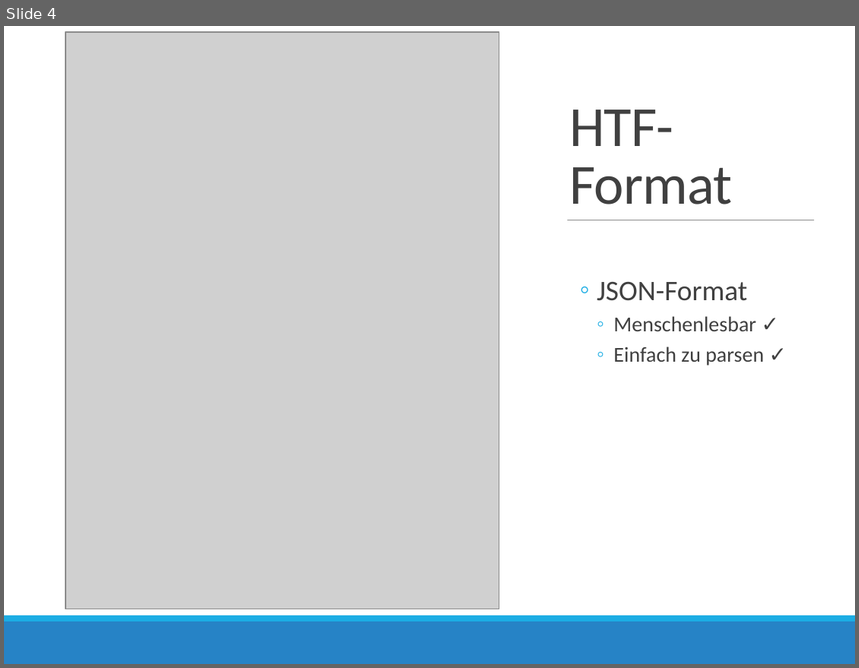
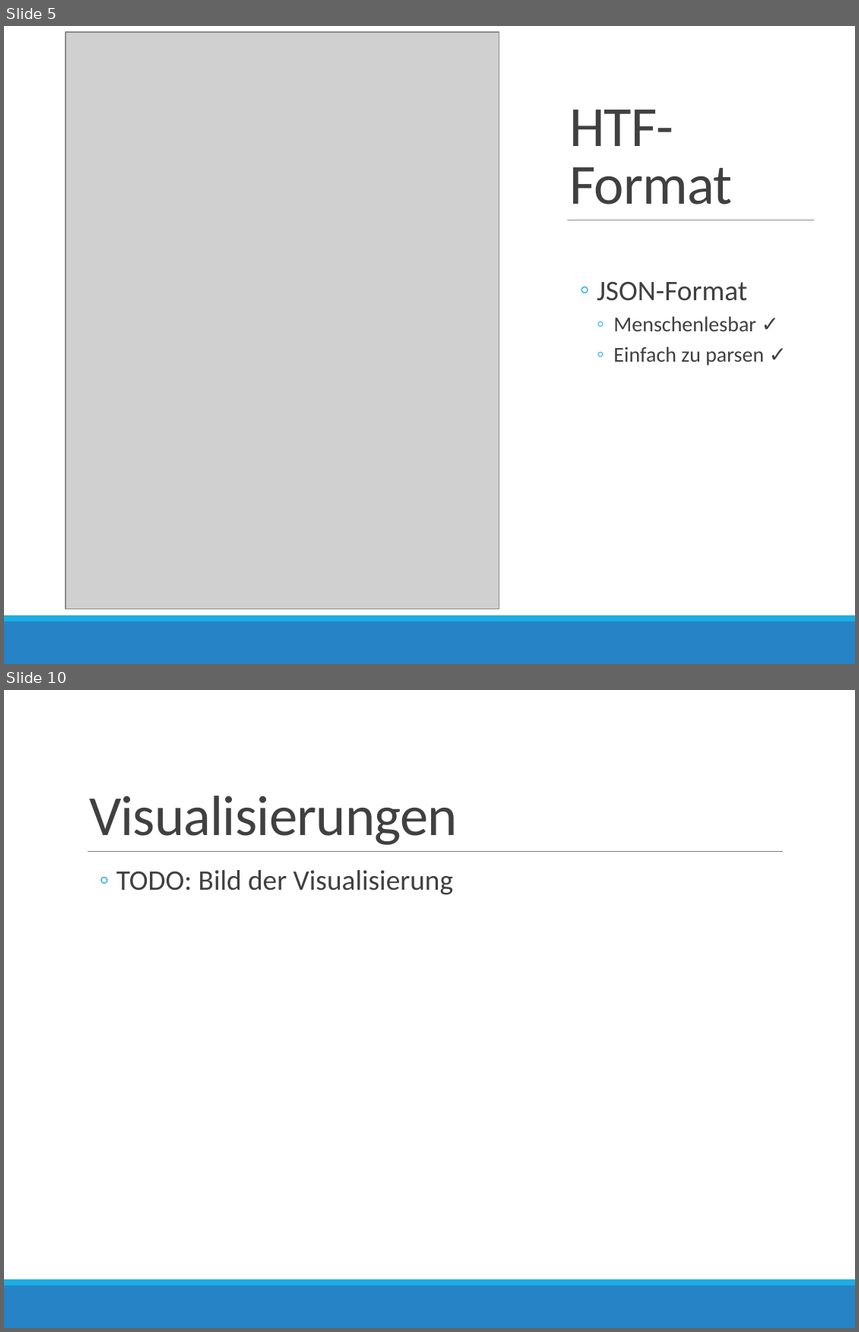
Before and after one commit to AndreMann90/fart_fssd, a slide deck: doc/Programmier-Projekt-Praesi.pptx. Shown one above the other, each under a label of ours: slide 4 before the commit, slides 5 and 10 after it; the slides between them are not shown. The pictures are 859x668 and 859x1332 pixels, drawn with LibreOffice and Linux fonts; fonts in the diff are those of the drawing; grey boxes stand for pictures. Boxes give left, top, right and bottom in pixels: in the first picture for what was removed or moved away, otherwise in the second. Text is boxed around its words. In the diff, an @@ line names an element or a change of style, - is before the commit and + after.

```diff
--- a/doc/Programmier-Projekt-Praesi.pptx
+++ b/doc/Programmier-Projekt-Praesi.pptx
@@ slide 10 added at [4, 690, 855, 1328], background #FFFFFF @@
@@ title added at [89, 796, 458, 845], 48 pt, text #404040 @@
+Visualisierungen
@@ line added from (88, 852) to (783, 852), #808080 0.5 pt @@
@@ text added at [116, 870, 453, 895], 24 pt, text #404040 @@
+  ◦ TODO: Bild der Visualisierung
@@ rectangle added at [4, 1280, 855, 1286], fill #1CADE4 @@
@@ rectangle added at [4, 1286, 855, 1328], fill #2683C6 @@
@@ what was slide 4 is now slide 5 @@
```
Also in this commit, not shown: 6 slides changed, 1 other slide added, 1 slide removed.
